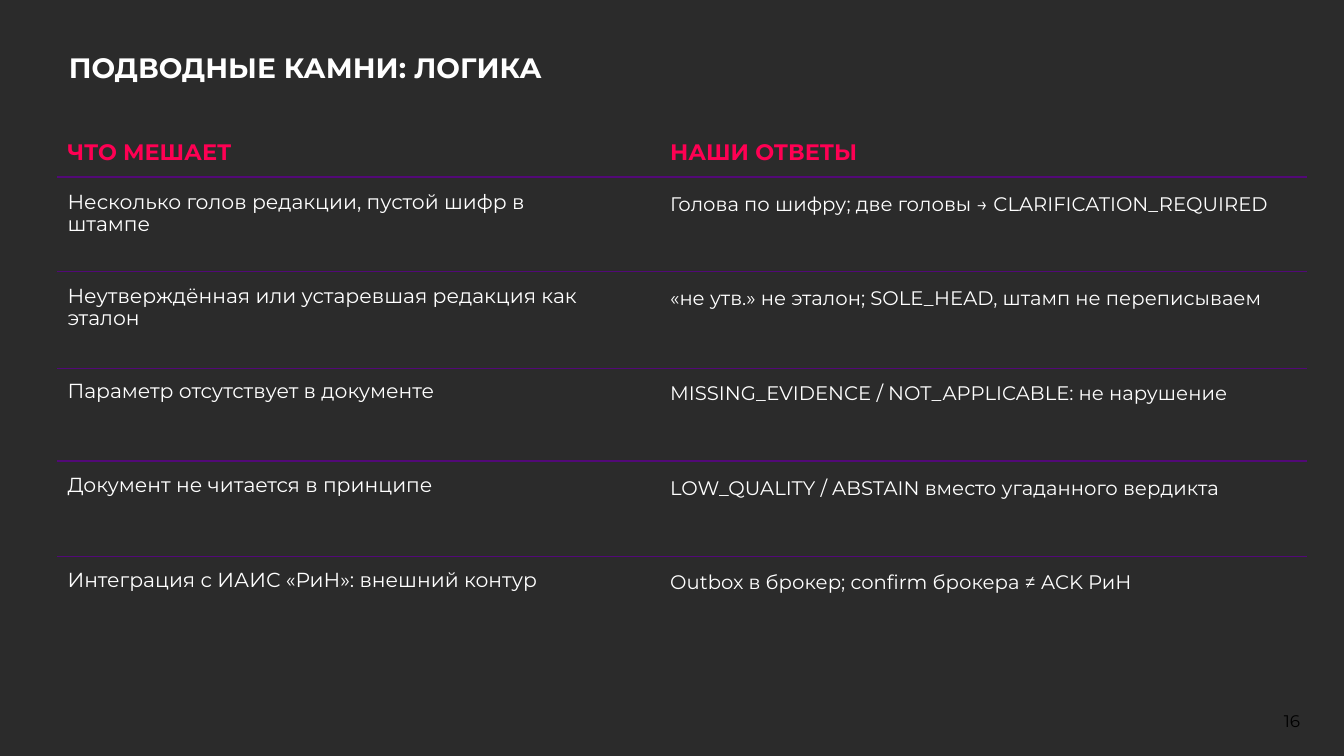
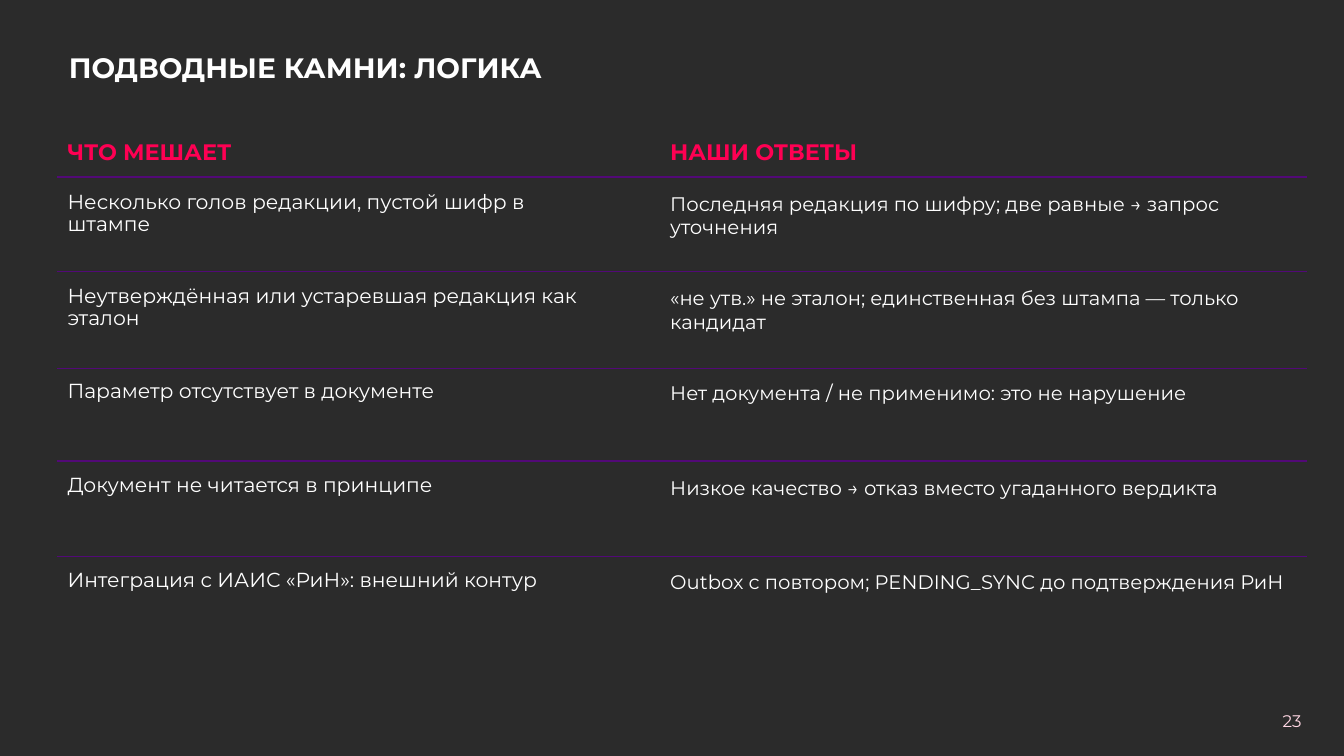
Before and after one commit to KonkovDV/Kontur, a slide deck: slide 23 of submission/03-presentation/Kontur.pptx (slide 16 before the commit). Drawn at 1344x756 pixels with LibreOffice and Linux fonts; fonts in the diff are those of the drawing; background and template pictures are left out; a plain dark background stands for a picture behind light text. Boxes give left, top, right and bottom in pixels: in the first picture for what was removed or moved away, otherwise in the second. Text is boxed around its words. In the diff, an @@ line names an element or a change of style, - is before the commit and + after.

```diff
--- a/submission/03-presentation/Kontur.pptx
+++ b/submission/03-presentation/Kontur.pptx
@@ text at bbox=[670, 196, 1219, 238]: text changed @@
-Голова по шифру; две головы → CLARIFICATION_REQUIRED
+Последняя редакция по шифру; две равные → запрос уточнения
@@ text at bbox=[670, 290, 1238, 332]: text changed @@
-«не утв.» не эталон; SOLE_HEAD, штамп не переписываем
+«не утв.» не эталон; единственная без штампа — только кандидат
@@ text at bbox=[670, 386, 1186, 404]: text changed @@
-MISSING_EVIDENCE / NOT_APPLICABLE: не нарушение
+Нет документа / не применимо: это не нарушение
@@ text at bbox=[670, 481, 1218, 499]: text changed @@
-LOW_QUALITY / ABSTAIN вместо угаданного вердикта
+Низкое качество → отказ вместо угаданного вердикта
@@ text at bbox=[670, 574, 1283, 593]: text changed @@
-Outbox в брокер; confirm брокера ≠ ACK РиН
+Outbox с повтором; PENDING_SYNC до подтверждения РиН
@@ text at bbox=[1283, 715, 1302, 727]: text changed; text colour none to #FFD6E3 @@
-16
+23
```
Also in this commit, not shown: 23 other slides changed, 6 slides added, 5 other files.
